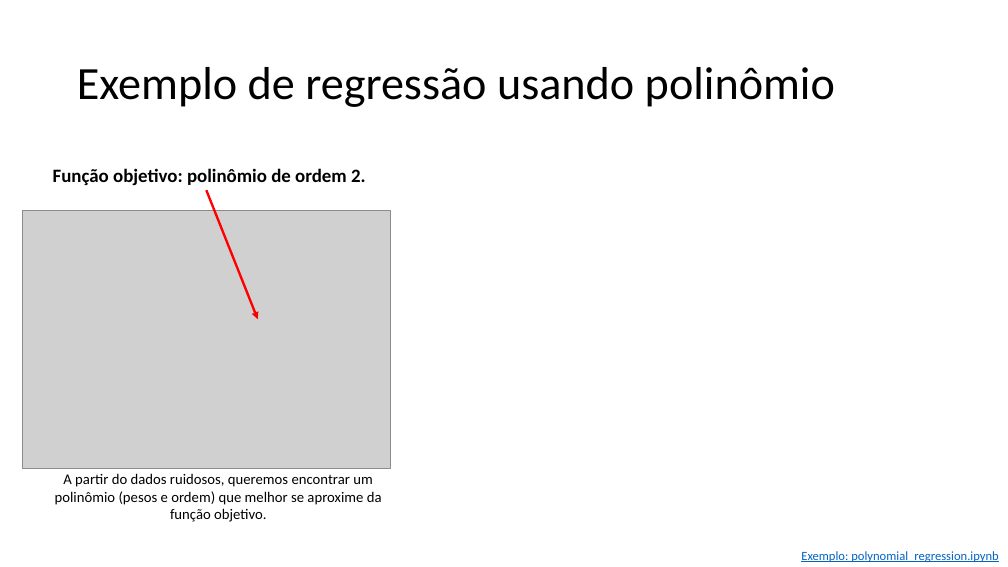
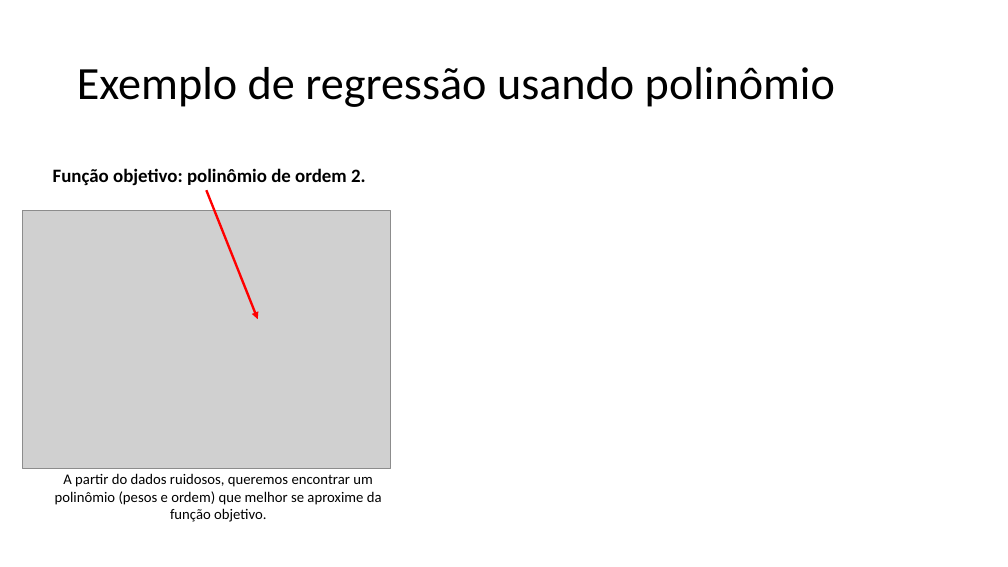
Before and after one commit to zz4fap/t319_aprendizado_de_maquina, a slide deck: slide 22 of slides/T319_Regressão_Linear (Parte IV).pptx (slide 19 before the commit). Drawn at 1008x567 pixels with LibreOffice and Linux fonts; fonts in the diff are those of the drawing; grey boxes stand for pictures. Boxes give left, top, right and bottom in pixels: in the first picture for what was removed or moved away, otherwise in the second. Text is boxed around its words. In the diff, an @@ line names an element or a change of style, - is before the commit and + after.

```diff
--- a/slides/T319_Regressão_Linear (Parte IV).pptx
+++ b/slides/T319_Regressão_Linear (Parte IV).pptx
@@ text removed at [801, 551, 999, 562] @@
-Exemplo: polynomial_regression.ipynb
```
Also in this commit, not shown: 5 other slides changed, 4 slides added, 2 other files.
